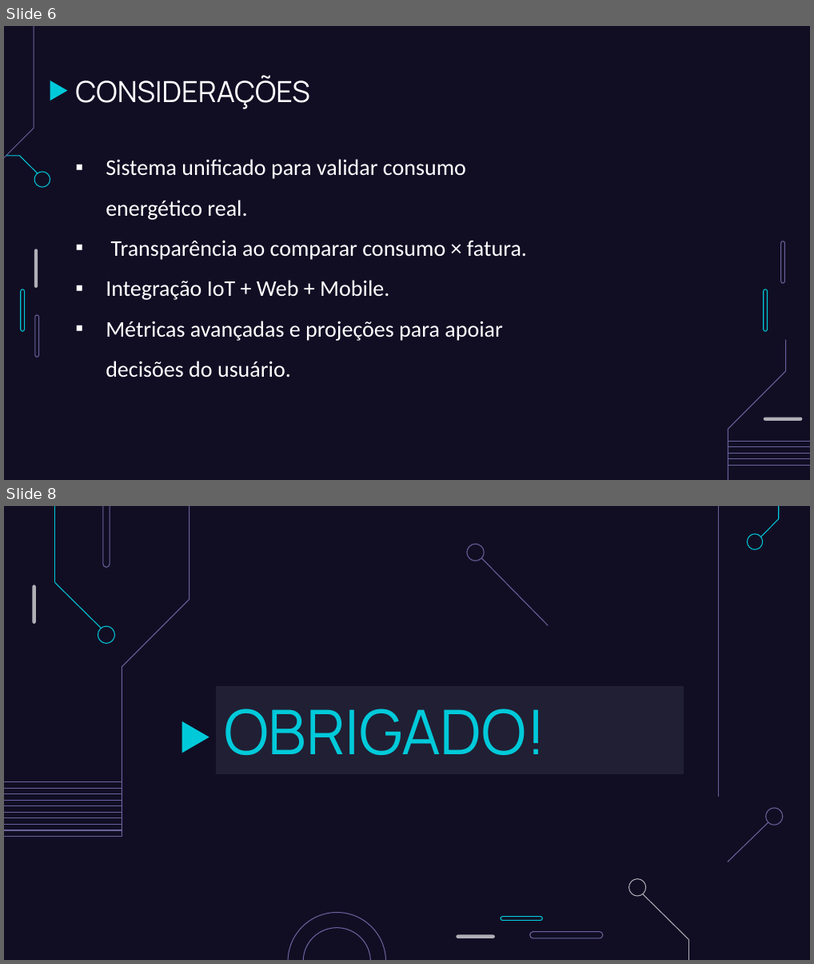
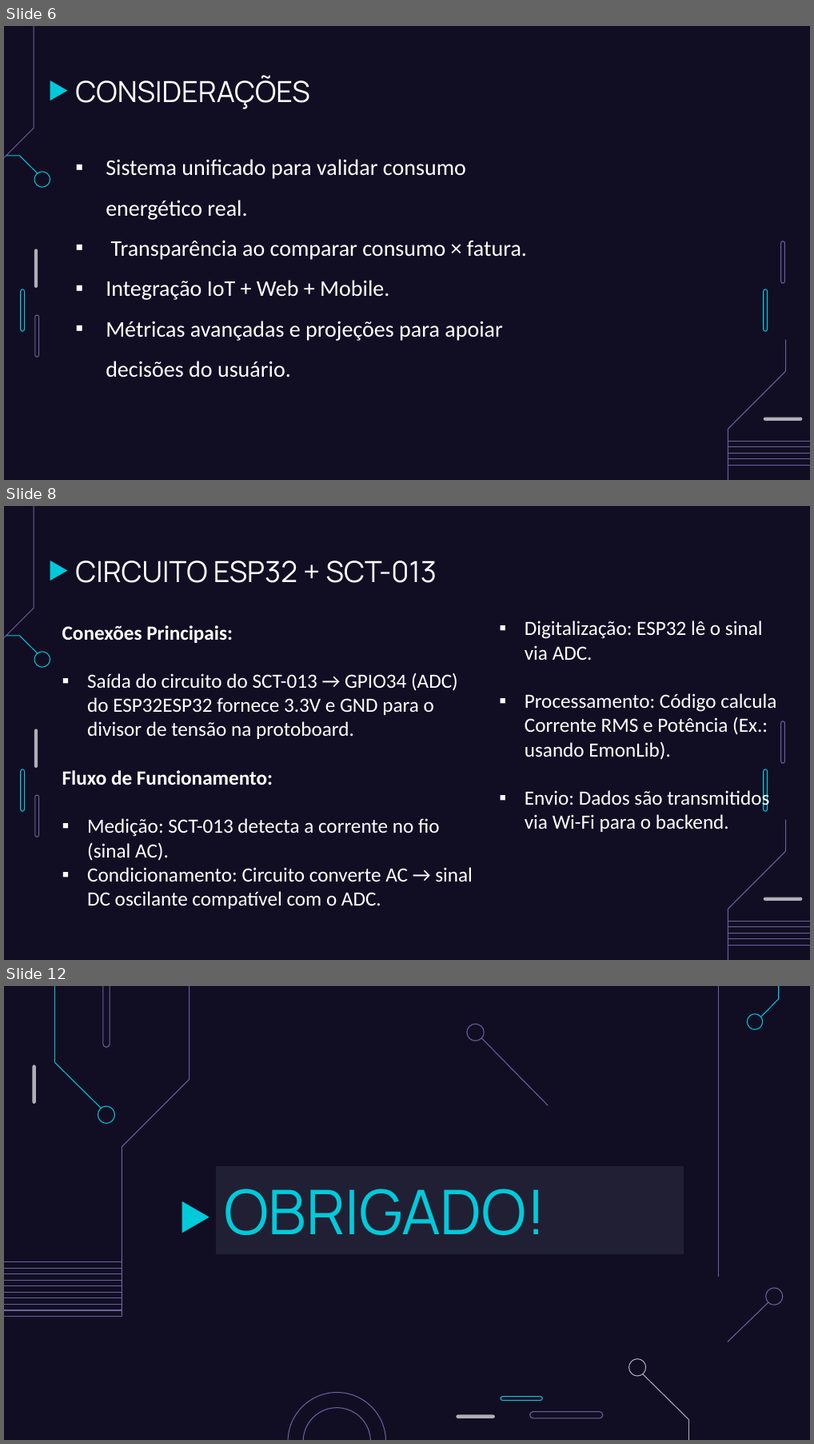
Before and after one commit to FatecFranca/DSM-G07-PI4-2025-2, a slide deck: monitor de energia eletrica.pptx. Shown one above the other, each under a label of ours: slides 6 and 8 before the commit, slides 6, 8 and 12 after it; the slides between them are not shown. The pictures are 814x964 and 814x1444 pixels, drawn with LibreOffice and Linux fonts; fonts in the diff are those of the drawing. Boxes give left, top, right and bottom in pixels: in the first picture for what was removed or moved away, otherwise in the second. Text is boxed around its words. In the diff, an @@ line names an element or a change of style, - is before the commit and + after.

```diff
--- a/monitor de energia eletrica.pptx
+++ b/monitor de energia eletrica.pptx
@@ slide 8 added at (x1=4, y1=506, x2=810, y2=960), background #110E24; not listed: 16 template elements that a slide beside it also shows @@
@@ title added at (x1=75, y1=560, x2=437, y2=583), 26 pt, text #FFFFFF @@
+CIRCUITO ESP32 + SCT-013
@@ subtitle added at (x1=62, y1=625, x2=473, y2=908), 18 pt, text #FFFFFF @@
+Conexões Principais:
+▪ Saída do circuito do SCT-013 → GPIO34 (ADC) do ESP32ESP32 fornece 3.3V e GND para o divisor de tensão na protoboard.
+Fluxo de Funcionamento:
+▪ Medição: SCT-013 detecta a corrente no fio (sinal AC).
+▪ Condicionamento: Circuito converte AC → sinal DC oscilante compatível com o ADC.
@@ text added at (x1=525, y1=620, x2=777, y2=832), 18 pt, text #FFFFFF @@
+▪ Digitalização: ESP32 lê o sinal via ADC.
+▪ Processamento: Código calcula Corrente RMS e Potência (Ex.: usando EmonLib).
+▪ Envio: Dados são transmitidos via Wi-Fi para o backend.
@@ what was slide 8 is now slide 12 @@
```
Also in this commit, not shown: 3 slides changed, 3 other slides added.
